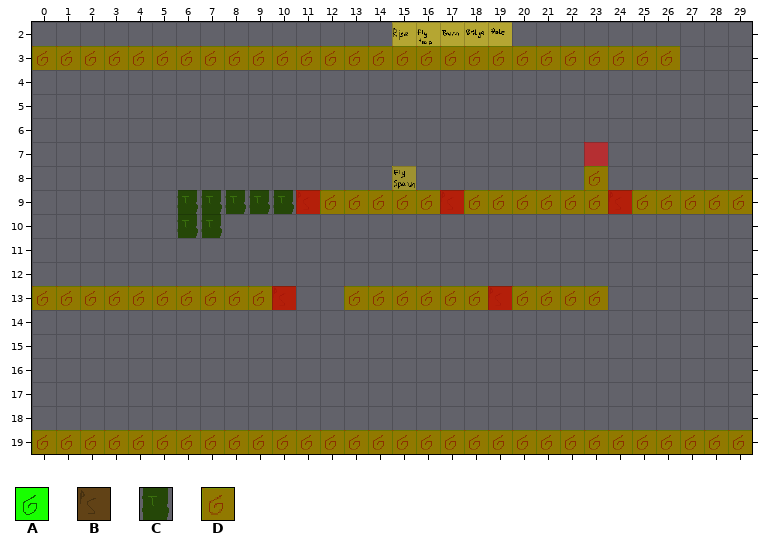
An edit to a level. Tiled map (JSON), res/level/test.json. Above is the file before it was changed.
Cells are 32x32 px. Shown: x 0..29, y 2..19.
Key: from "tileset": A 0, B 1, C 2, D 399.
_ is an empty cell.
Layers that did not change in this view are not listed.
Layer "level" before, first column x 0:
 2 ______________________________
 3 AAAAAAAAAAAAAAAAAAAAAAAAAAA___
 4 ______________________________
 5 ______________________________
 6 ______________________________
 7 ______________________________
 8 _______________________A______
 9 ______CCCCCBAAAAABAAAAAABAAAAA
10 ______CC______________________
11 ______________________________
12 ______________________________
13 AAAAAAAAAAB__AAAAAABAAAA______
14 ______________________________
15 ______________________________
16 ______________________________
17 ______________________________
18 ______________________________
19 AAAAAAAAAAAAAAAAAAAAAAAAAAAAAA
Layer "collision" before, first column x 0:
 2 ______________________________
 3 DDDDDDDDDDDDDDDDDDDDDDDDDDD___
 4 ______________________________
 5 ______________________________
 6 ______________________________
 7 _______________________D______
 8 _______________________D______
 9 ___________DDDDDDDDDDDDDDDDDDD
10 ______________________________
11 ______________________________
12 ______________________________
13 DDDDDDDDDDD__DDDDDDDDDDD______
14 ______________________________
15 ______________________________
16 ______________________________
17 ______________________________
18 ______________________________
19 DDDDDDDDDDDDDDDDDDDDDDDDDDDDDD
The same view after the edit:
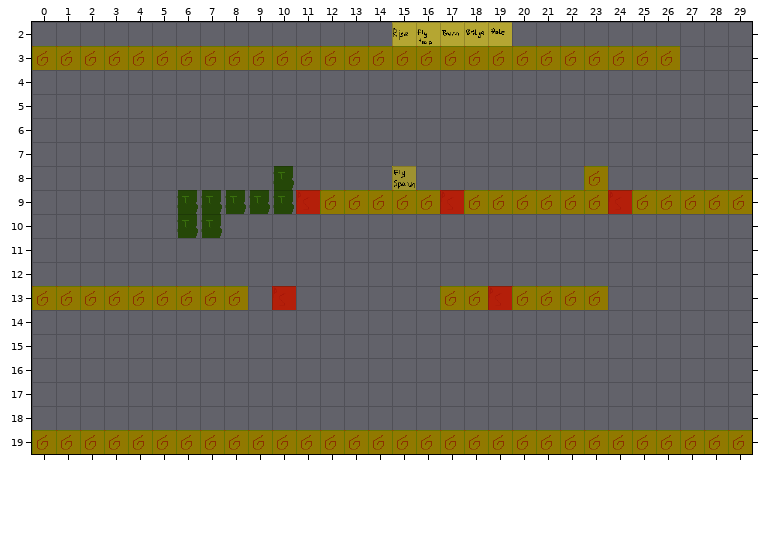
See-through tiles are keyed as they look on the map.
From old to new:
Changed rows in their new state; . is an unchanged cell.
Layer "level":
first column x 10:
 8 C
first column x 9:
13 _...____
Layer "collision":
first column x 23:
 7 _
first column x 9:
13 _...____
Pixel boxes of the changes (left, top, right, bottom) in both pictures:
removed: (584, 142, 608, 166)
added: (273, 166, 294, 190)
removed: (248, 286, 272, 310)
removed: (344, 286, 440, 310)
